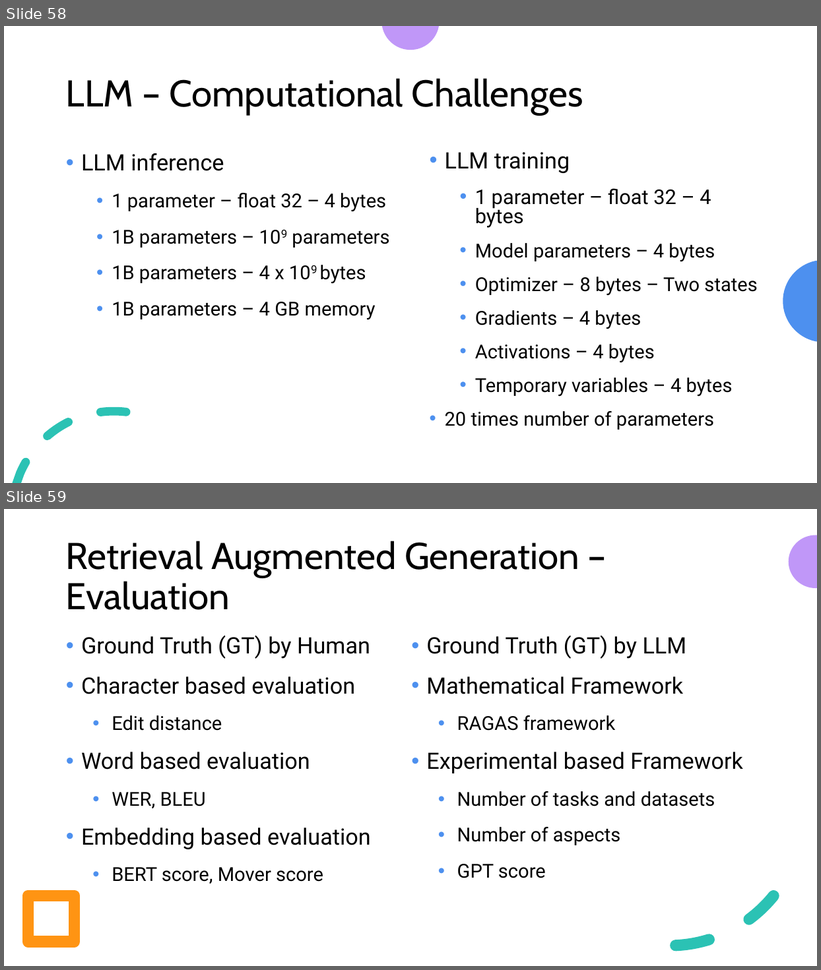
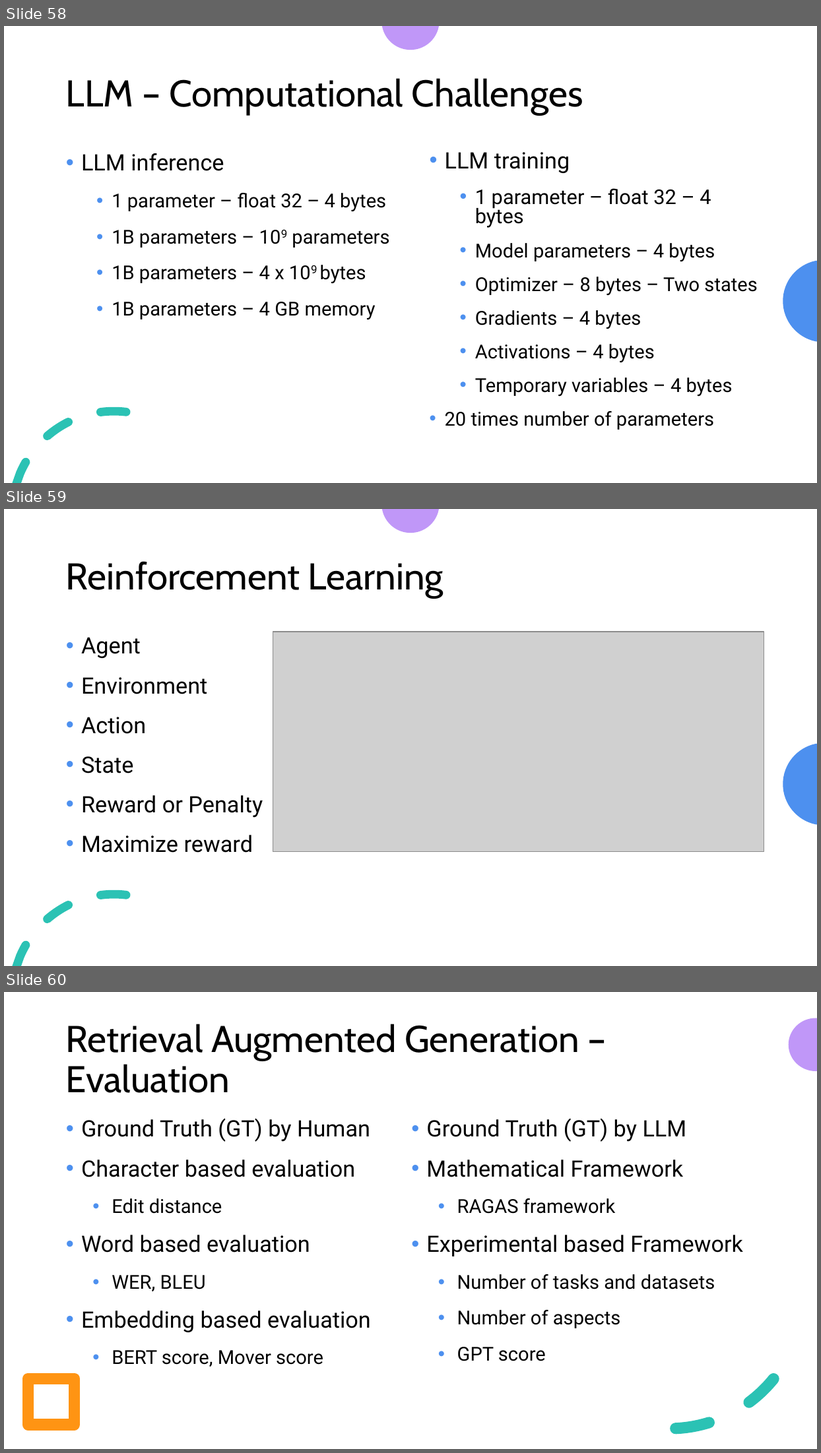
Before and after one commit to look4pritam/LargeLanguageModels, a slide deck: Presentations/IUAC-2024/Introduction_to_Large_Language_Models-From_Foundation_to_Real_World_Applications.pptx. Shown one above the other, each under a label of ours: slides 58 and 59 before the commit, slides 58, 59 and 60 after it. The pictures are 821x970 and 821x1453 pixels, drawn with LibreOffice and Linux fonts; fonts in the diff are those of the drawing; grey boxes stand for pictures. Boxes give left, top, right and bottom in pixels: in the first picture for what was removed or moved away, otherwise in the second. Text is boxed around its words. In the diff, an @@ line names an element or a change of style, - is before the commit and + after.

```diff
--- a/Presentations/IUAC-2024/Introduction_to_Large_Language_Models-From_Foundation_to_Real_World_Applications.pptx
+++ b/Presentations/IUAC-2024/Introduction_to_Large_Language_Models-From_Foundation_to_Real_World_Applications.pptx
@@ slide 59 added at (x1=4, y1=509, x2=817, y2=966), background #FFFFFF; not listed: 3 template elements that a slide beside it also shows @@
@@ title added at (x1=66, y1=561, x2=444, y2=598), 33 pt, text #000000 @@
+Reinforcement Learning
@@ text added at (x1=81, y1=637, x2=263, y2=853), 20 pt, text #000000 @@
+  • Agent
+  • Environment
+  • Action
+  • State
+  • Reward or Penalty
+  • Maximize reward
@@ picture added at (x1=273, y1=632, x2=764, y2=852) @@
@@ what was slide 59 is now slide 60 @@
```
Also in this commit, not shown: 3 slides changed.
